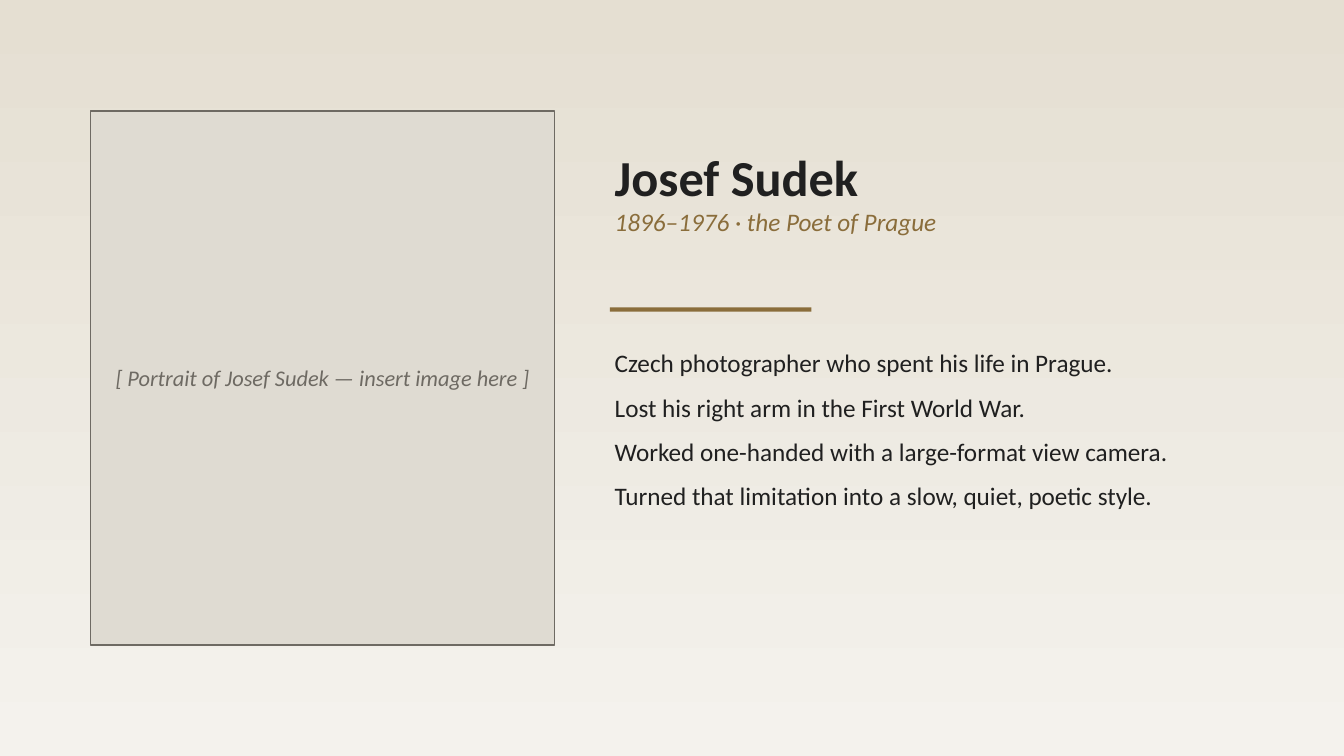
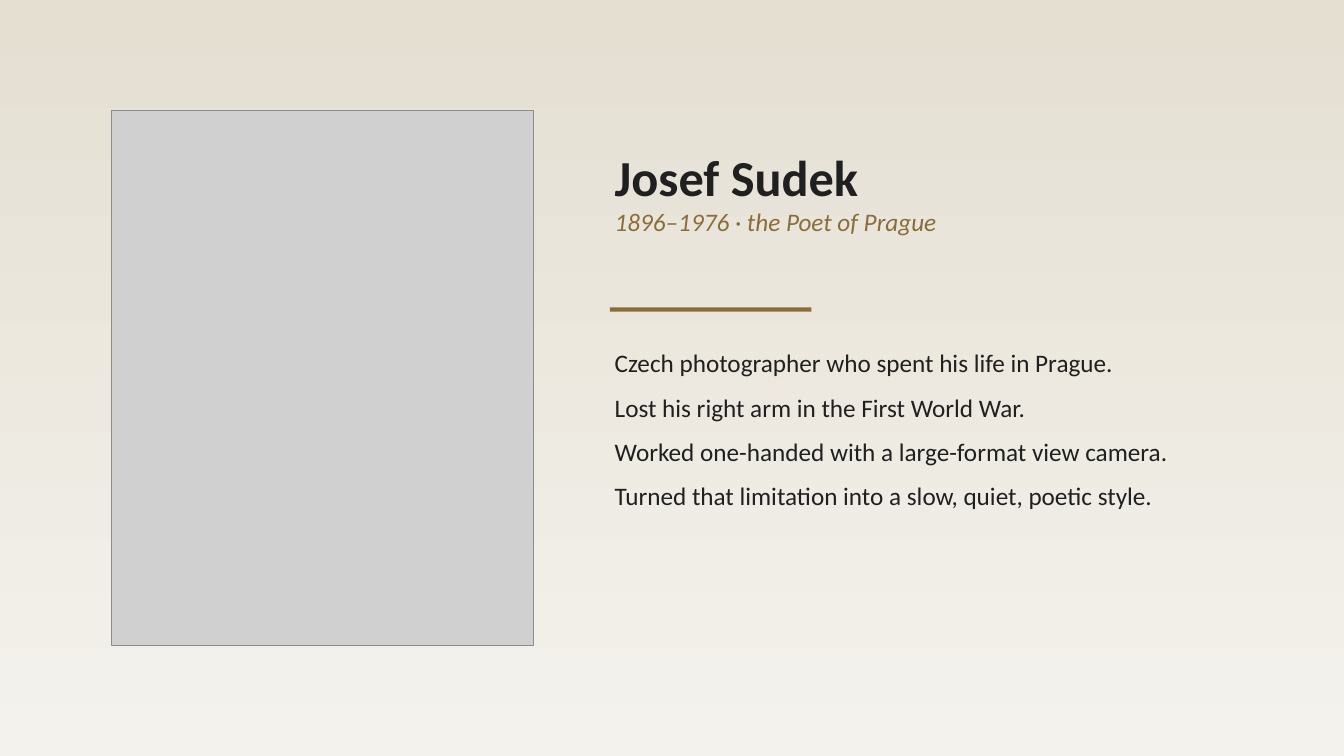
Before and after one commit to LU-Chuanyu/photography-presentation, a slide deck: slide 2 of Josef-Sudek-Presentation.pptx. Drawn at 1344x756 pixels with LibreOffice and Linux fonts; fonts in the diff are those of the drawing; grey boxes stand for pictures. Boxes give left, top, right and bottom in pixels: in the first picture for what was removed or moved away, otherwise in the second. Text is boxed around its words. In the diff, an @@ line names an element or a change of style, - is before the commit and + after.

```diff
--- a/Josef-Sudek-Presentation.pptx
+++ b/Josef-Sudek-Presentation.pptx
@@ rectangle removed at <box>91,111,555,645</box> @@
-[ Portrait of Josef Sudek — insert image here ]
@@ picture added at <box>112,111,533,645</box> @@
```
Also in this commit, not shown: 14 other slides changed.
